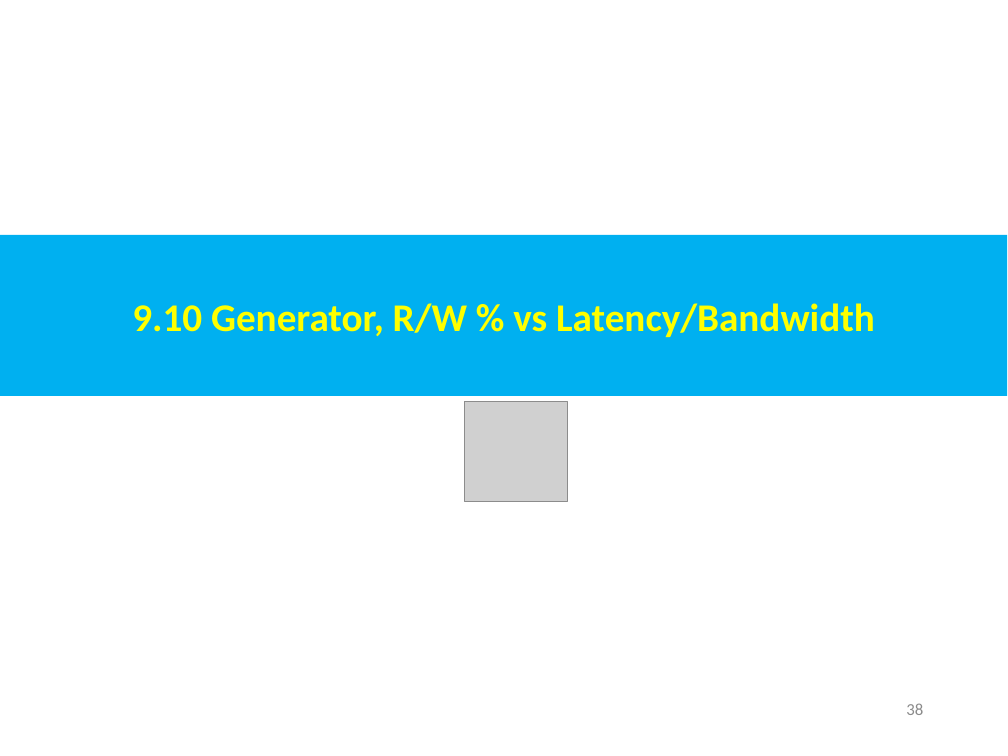
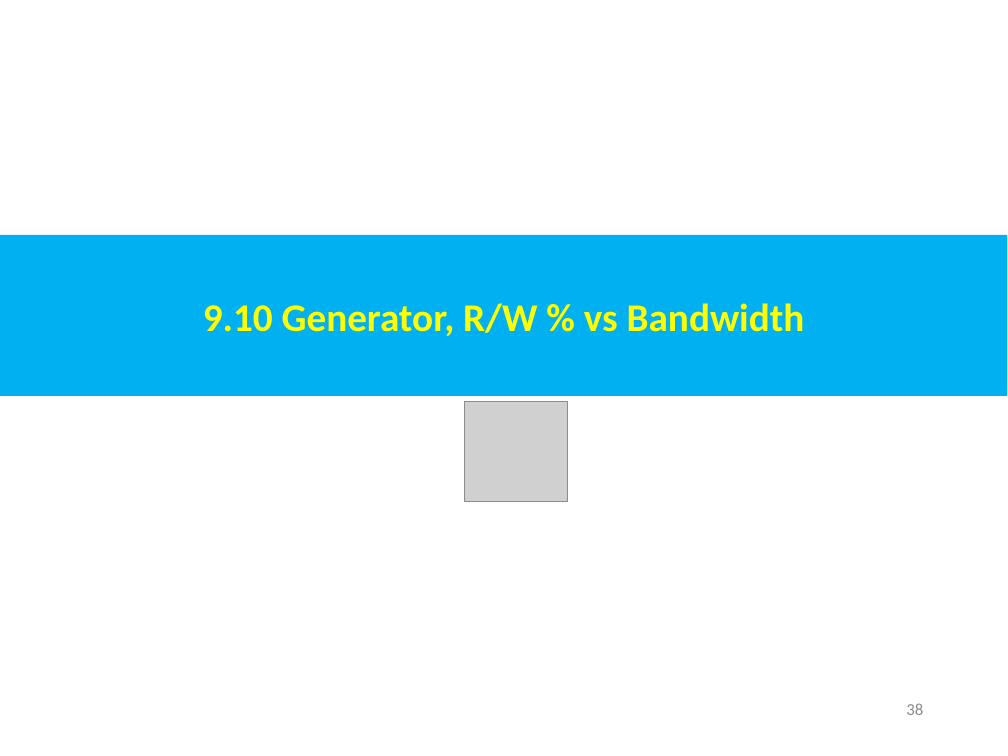
Before and after one commit to peterhchen/AIU_CS850_Gem5_McPAT, a slide deck: slide 38 of 050_Gem5/009.MemMod/000_Video/009.MemMod.ppt. Drawn at 1008x756 pixels with LibreOffice and Linux fonts; fonts in the diff are those of the drawing; grey boxes stand for pictures. Boxes give left, top, right and bottom in pixels: in the first picture for what was removed or moved away, otherwise in the second. Text is boxed around its words. In the diff, an @@ line names an element or a change of style, - is before the commit and + after.

```diff
--- a/050_Gem5/009.MemMod/000_Video/009.MemMod.ppt
+++ b/050_Gem5/009.MemMod/000_Video/009.MemMod.ppt
@@ text in rectangle at (203, 303, 805, 336): text changed @@
-9.10 Generator, R/W % vs Latency/Bandwidth
+9.10 Generator, R/W % vs Bandwidth
```
Also in this commit, not shown: 2 other slides changed.
